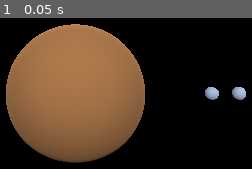
Above: before the commit, frame 1.
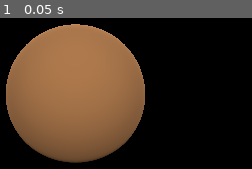
Above: after the commit, the same moment.

Repository: clementboye-dot/synchronisation-orbitale
Game: Godot game, scene res://node_3d.tscn
Two runs of this game, one before a commit and one after it. Both use one fixed random seed, a clock stepped at 60 frames per second and the inputs below. The project has no main scene, so this scene is started directly.
Inputs:
- Up to frame 1 (0.05 s): no input

The runs differ from the first frame. In frame 1, 0.8% of the frame differs, in the area x 81-98%, y 45-55%.
Error before the commit: Parse Error: Class "Astre" hides a global script class. (res://node_3d.tscn::GDScript_a202f:3)

Commit message:
fonction force gravitationnelle

Diff:
--- a/Astre.gd
+++ b/Astre.gd
@@ -15,21 +15,31 @@
 @export var masse : float
 @export var masse_corps_rotation : float
 @export var rayon_initial : float
+@export var vitesse_initiale : float
 
 @export_group("Paramètres de la méthode d'Euler")
 @export var etapes_calcul_par_ecran : int
 
 # Groupe de variable masquées pour les calculs
 var G : float = 6.673e-11
+var R_p : float = 664862000 #m
+var K : float = 1e14 #(N/m)
+var D : float = 249.7e6 #(m)
+var Zeta : float = 4e16 #(N⋅s/m)
+
+
+
 var r_i : Vector3
 var v_i : Vector3
 var periode : float
 
-# Gère la pause
-var pause : bool
+
 # Called when the node enters the scene tree for the first time.
 func _ready() -> void:
-	pass # Replace with function body.
+	r_i = rayon_initial * Vector3(1, 0, 0)
+	position = conv_position_reelle_a_simulee(r_i)
+
+	var v_initiale = vitesse_initiale * Vector3(0, 0, 1)
 
 
 # Called every frame. 'delta' is the elapsed time since the previous frame.
@@ -37,7 +47,23 @@
 	pass
 
 
-func conv_position_reelle_a_simuler(position_reelle : Vector3) -> Vector3:
+
+func force_gravitationnelle(position_reelle : Vector3) -> Vector3:
+	"""Calcule la force gravitationnelle excercée sur le point d'Europe par Jupiter
+
+	Paramètre:
+		position_reelle -- position du point de la lune Europe dans l'espace
+
+	Retour:
+		La force gravitationnelle de Jupiter sur le point de la lune Europe.
+	"""
+	var force_g = -1 * G * masse * masse_corps_rotation * position_reelle / (position_reelle.length()**3)
+	return force_g
+
+
+
+
+func conv_position_reelle_a_simulee(position_reelle : Vector3) -> Vector3:
 	"""Effectue la conversion d'une position réelle à une position de l'espace
 	de la simulation
 
@@ -56,7 +82,7 @@
 
 	return position_reelle.normalized() * facteur_distance_simulee
 
-func calculer_acceleration_gravitationnelle(position_rellee: Vector3) -> Vector3:
+func calculer_acceleration_gravitationnelle(position_reelle: Vector3) -> Vector3:
 	"""Calcule l'accélération gravitationnelle exercée sur le corps selon sa position
 
 	Paramètre:
@@ -65,8 +91,8 @@
 	Retour:
 	L'accélération gravitationnelle exercée sur le corps en m/s^2
 	"""
-	var facteur = -G * masse * masse_corps_rotation / (position_rellee.length()**3)
-	var force = (position_rellee - centre_rotation.position) * facteur
+	var facteur = -G * masse * masse_corps_rotation / (position_reelle.length()**3)
+	var force = (position_reelle - centre_rotation.position) * facteur
 	return force / masse
 
 func appliquer_euler(temps_dernier_ecran : float) -> void:
--- a/node_3d.tscn
+++ b/node_3d.tscn
@@ -5,7 +5,7 @@
 [sub_resource type="GDScript" id="GDScript_a202f"]
 script/source = "#Simule la révolution des lunes autour de Jupiter
 extends RigidBody3D
-class_name Astre
+#class_name Astre
 
 @export var centre_rotation : RigidBody3D
 @export var periode_relative : float
@@ -56,7 +56,6 @@
 
 [node name="Jupiter" type="RigidBody3D" parent="." unique_id=1419220997]
 gravity_scale = 0.0
-script = ExtResource("1_a202f")
 
 [node name="MeshInstance3D" type="MeshInstance3D" parent="Jupiter" unique_id=1057719405]
 transform = Transform3D(5, 0, 0, 0, 5, 0, 0, 0, 5, 0, 0, 0)
@@ -80,6 +79,7 @@
 shape = SubResource("SphereShape3D_a202f")
 
 [node name="Europe1" type="RigidBody3D" parent="." unique_id=1983618798]
+script = ExtResource("1_a202f")
 
 [node name="MeshInstance3D" type="MeshInstance3D" parent="Europe1" unique_id=1630661660]
 transform = Transform3D(0.5, 0, 0, 0, 0.5, 0, 0, 0, 0.5, 5, 0, 0)
